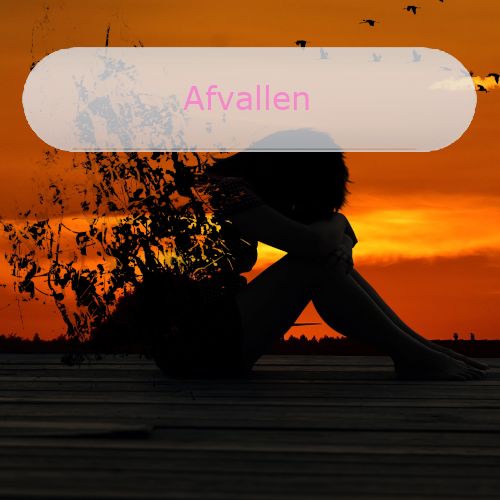
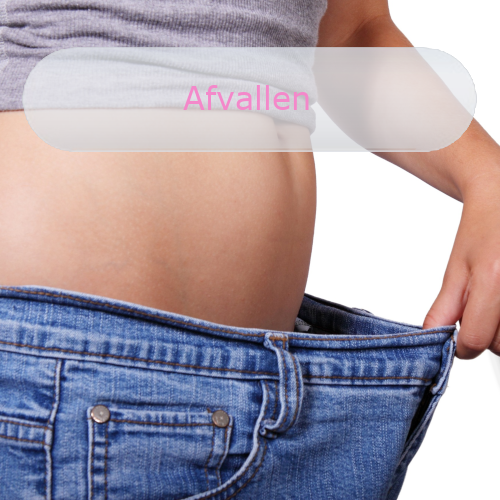
The second (500, 500) image is a revision of the first. Changes to its layers:
renamed "Pasted Layer #1" to "Pasted Layer", painted on it over left=0, top=0, right=500, bottom=500
